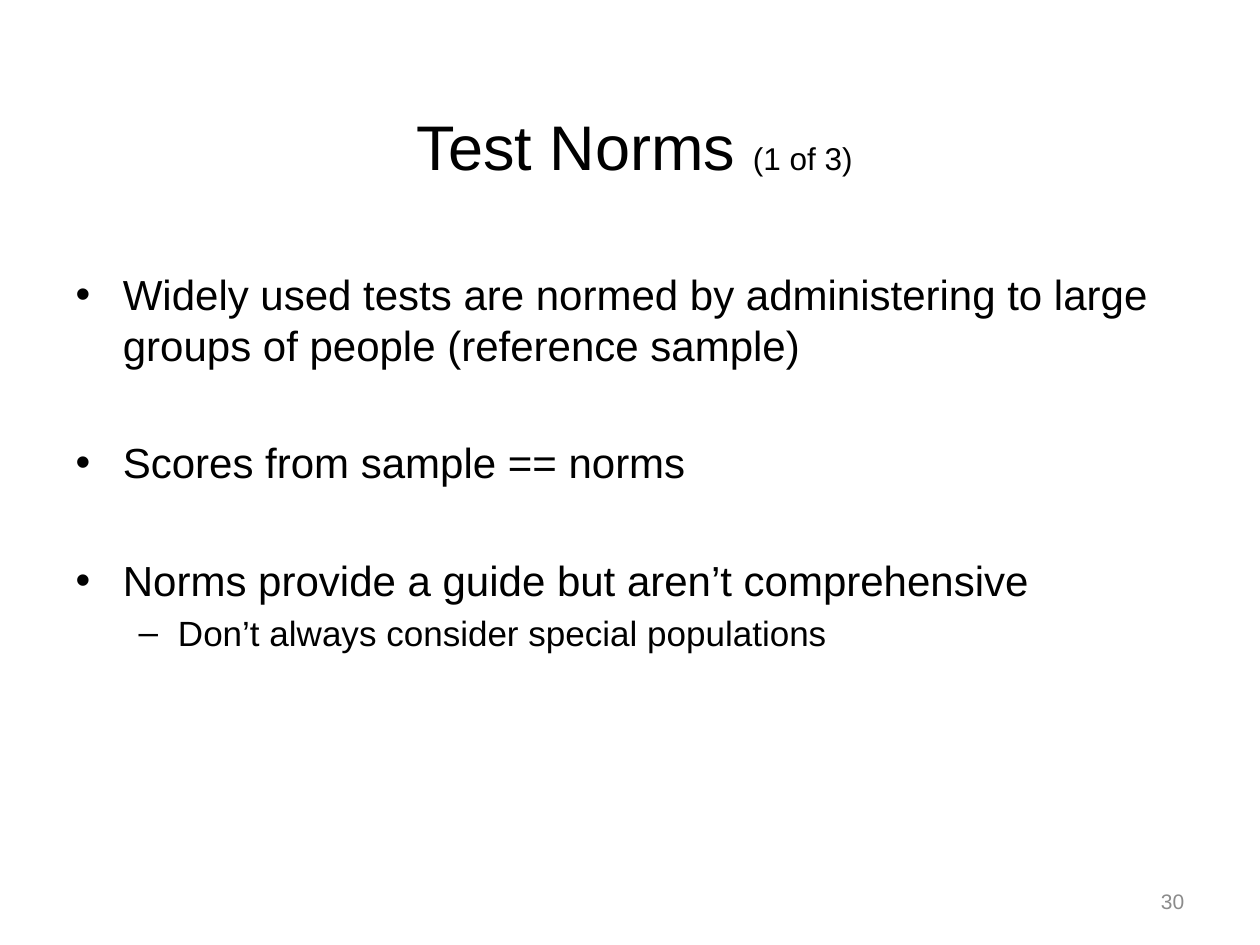
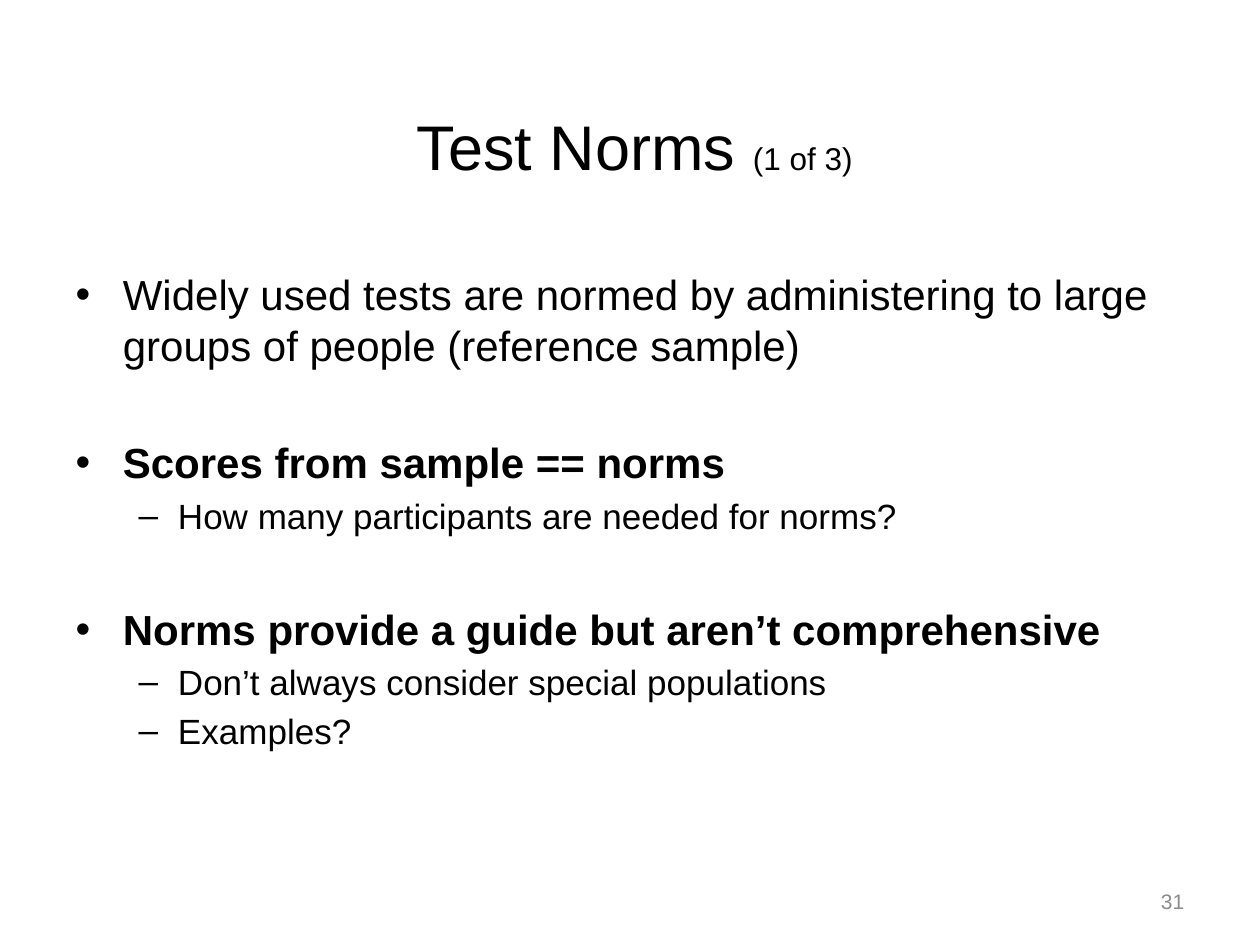
Before and after one commit to npm27/Teaching-Materials, a slide deck: slide 31 of Tests and Eval/Fall 25/Slides/3 Chapter 3.pptx (slide 30 before the commit). Drawn at 1260x945 pixels with LibreOffice and Linux fonts; fonts in the diff are those of the drawing. Boxes give left, top, right and bottom in pixels: in the first picture for what was removed or moved away, otherwise in the second. Text is boxed around its words. In the diff, an @@ line names an element or a change of style, - is before the commit and + after.

```diff
--- a/Tests and Eval/Fall 25/Slides/3 Chapter 3.pptx
+++ b/Tests and Eval/Fall 25/Slides/3 Chapter 3.pptx
@@ text at <box>123,447,1100,653</box>: bold on in "Scores from sample == norms", "Norms provide a guide but aren’t comprehensive" @@
@@ text at <box>178,503,896,536</box>: paragraph added @@
+  – How many participants are needed for norms?
@@ text at <box>178,718,351,751</box>: paragraph added @@
+  – Examples?
@@ page number at <box>1161,894,1184,909</box>: text changed @@
-30
+31
```
Also in this commit, not shown: 1 other slide changed, 1 slide added, 39 other files.
